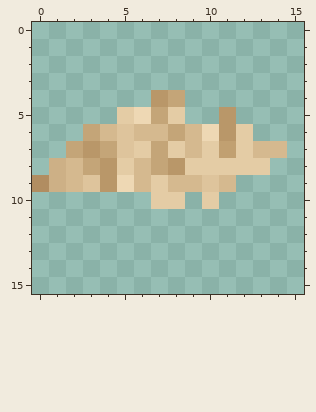
A pixel-art sprite gets an edit: nc_woodwork_toolhead_pick.png. The first picture shows the starting point.
The file is 16x16 pixels. Colours within 5 levels of each other are drawn and written as one.
After:
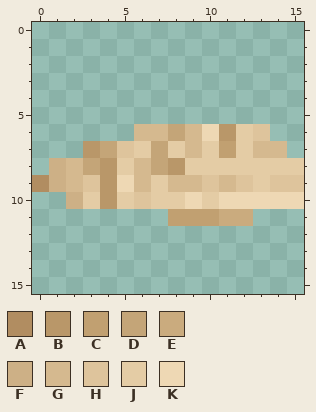
Palette (. is transparent): A #b18d61  B #b99769  C #c1a071  D #c4a578  E #caab7e  F #cdb086  G #d5b98f  H #dec49c  J #e4cca5  K #eed8b4
Change:
{"y":4,"x":7,"old":"BD","new":".."}
{"y":5,"x":5,"old":"JKDJ","new":"...."}
{"y":5,"x":11,"old":"B","new":"."}
{"y":6,"x":3,"old":"DGH","new":"..."}
{"y":6,"x":13,"old":".","new":"H"}
{"y":7,"x":2,"old":"D","new":"."}
{"y":8,"x":14,"old":"..","new":"JJ"}
{"y":9,"x":12,"old":"....","new":"HJHH"}
{"y":10,"x":2,"old":".....","new":"FJBJH"}
{"y":10,"x":9,"old":".","new":"K"}
{"y":10,"x":11,"old":".....","new":"KKKKK"}
{"y":11,"x":8,"old":".....","new":"CCCEE"}
{"label":"changed","picture_box":[66,90,304,226]}
